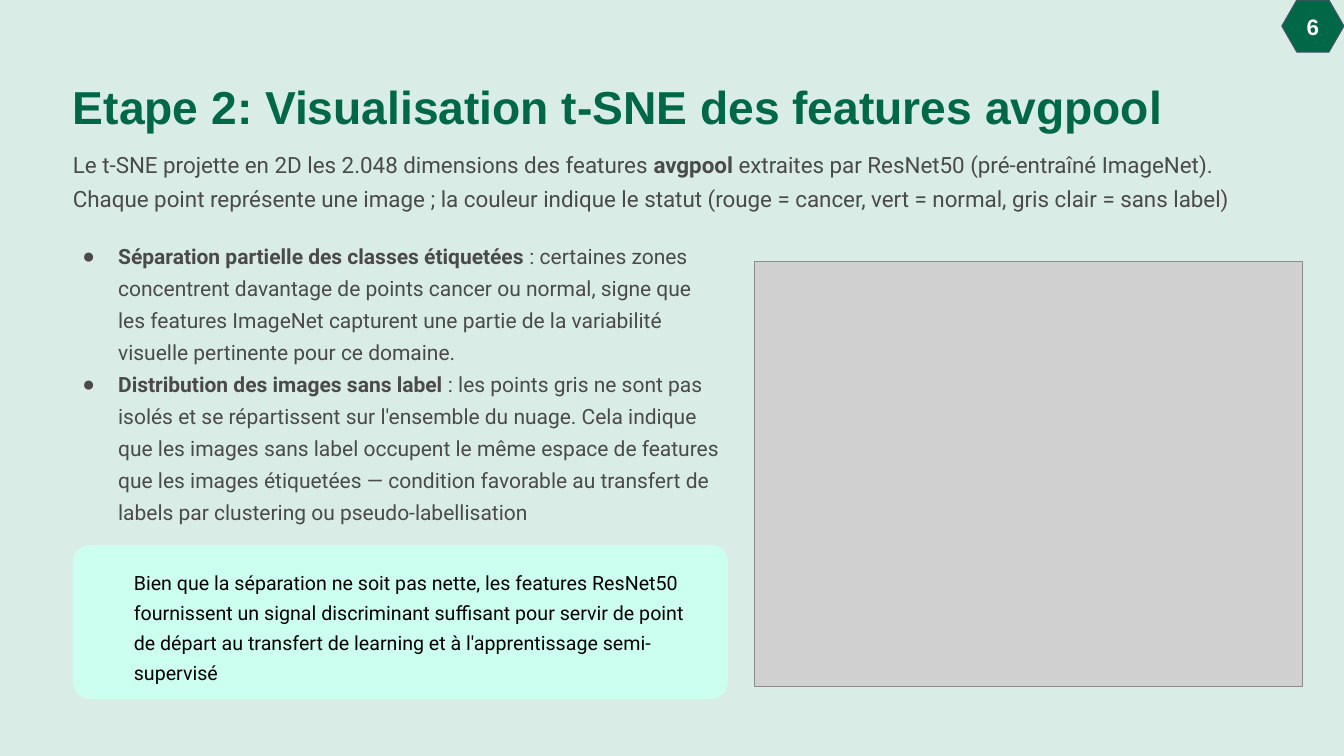
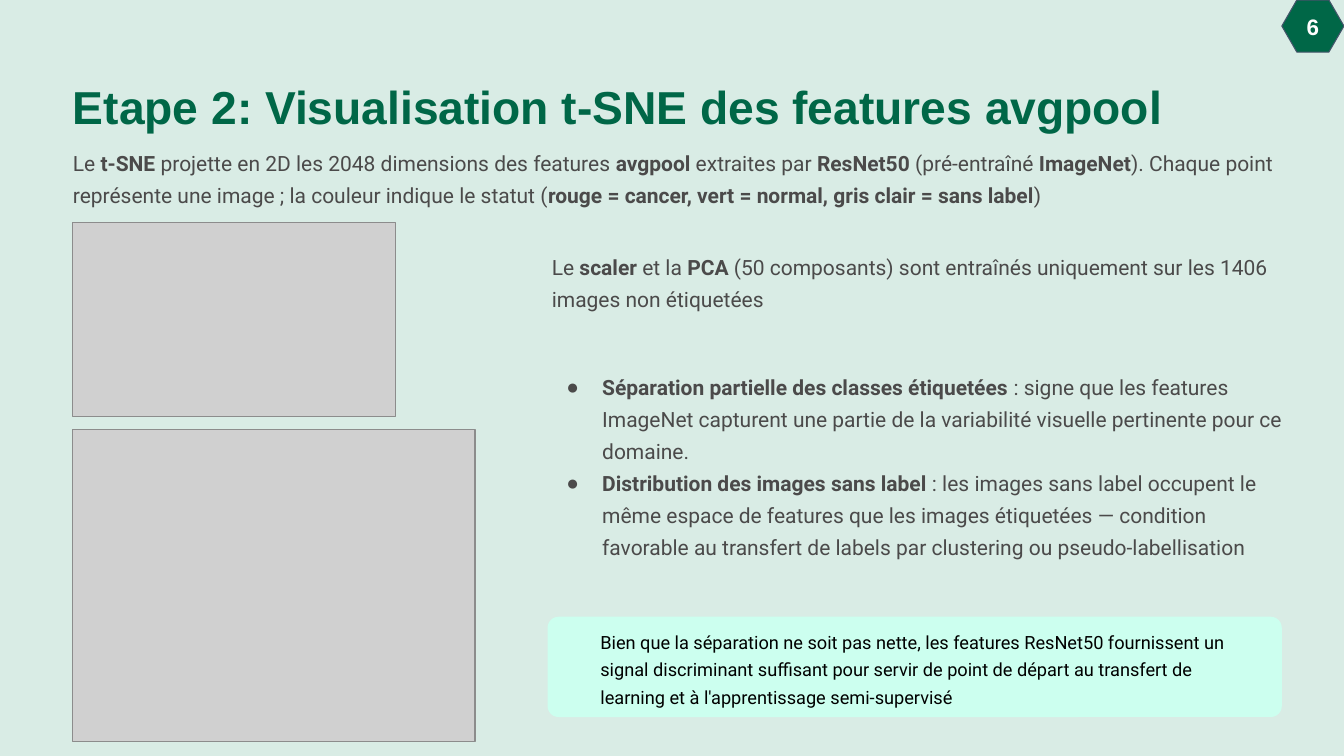
Before and after one commit to sobaiss/analysez-des-images-medicales-avec-des-methodes-semi-supervisees, a slide deck: slide 6 of Detection-automatique-de-tumeurs-cerebrales-par-IRM.pptx. Drawn at 1344x756 pixels with LibreOffice and Linux fonts; fonts in the diff are those of the drawing; grey boxes stand for pictures; background and template pictures are left out. Boxes give left, top, right and bottom in pixels: in the first picture for what was removed or moved away, otherwise in the second. Text is boxed around its words. In the diff, an @@ line names an element or a change of style, - is before the commit and + after.

Commit message:
update presentation

```diff
--- a/Detection-automatique-de-tumeurs-cerebrales-par-IRM.pptx
+++ b/Detection-automatique-de-tumeurs-cerebrales-par-IRM.pptx
@@ text at [73,154,1273,208]: text changed; size 16 to 15 pt @@
-Le t-SNE projette en 2D les 2.048 dimensions des features avgpool extraites par ResNet50 (pré-entraîné ImageNet). Chaque point représente une image ; la couleur indique le statut (rouge = cancer, vert = normal, gris clair = sans label)
+Le t-SNE projette en 2D les 2048 dimensions des features avgpool extraites par ResNet50 (pré-entraîné ImageNet). Chaque point représente une image ; la couleur indique le statut (rouge = cancer, vert = normal, gris clair = sans label)
@@ picture added at [73,223,395,416] @@
@@ text added at [552,258,1267,312], 15 pt, text #4B4A4A @@
+Le scaler et la PCA (50 composants) sont entraînés uniquement sur les 1406 images non étiquetées
@@ text at [602,379,1281,560]: text changed @@
-● Séparation partielle des classes étiquetées : certaines zones concentrent davantage de points cancer ou normal, signe que les features ImageNet capturent une partie de la variabilité visuelle pertinente pour ce domaine.
-● Distribution des images sans label : les points gris ne sont pas isolés et se répartissent sur l'ensemble du nuage. Cela indique que les images sans label occupent le même espace de features que les images étiquetées — condition favorable au transfert de labels par clustering ou pseudo-labellisation
+● Séparation partielle des classes étiquetées : signe que les features ImageNet capturent une partie de la variabilité visuelle pertinente pour ce domaine.
+● Distribution des images sans label : les images sans label occupent le même espace de features que les images étiquetées — condition favorable au transfert de labels par clustering ou pseudo-labellisation
@@ picture: place and size @@
-picture at [755,261,1304,687]
+picture at [73,430,475,742]
@@ rounded rectangle: place and size @@
-rounded rectangle at [73,545,728,700]
+rounded rectangle at [547,617,1281,717]
@@ text "Bien que la séparation ne ...": place and size @@
-text "Bien que la séparation ne ..." at [134,575,683,684]
+text "Bien que la séparation ne ..." at [600,635,1224,708]
@@ text "Bien que la séparation ne ..." at [600,635,1224,708]: size 14 to 13 pt @@
```
Also in this commit, not shown: 1 other slide changed.
